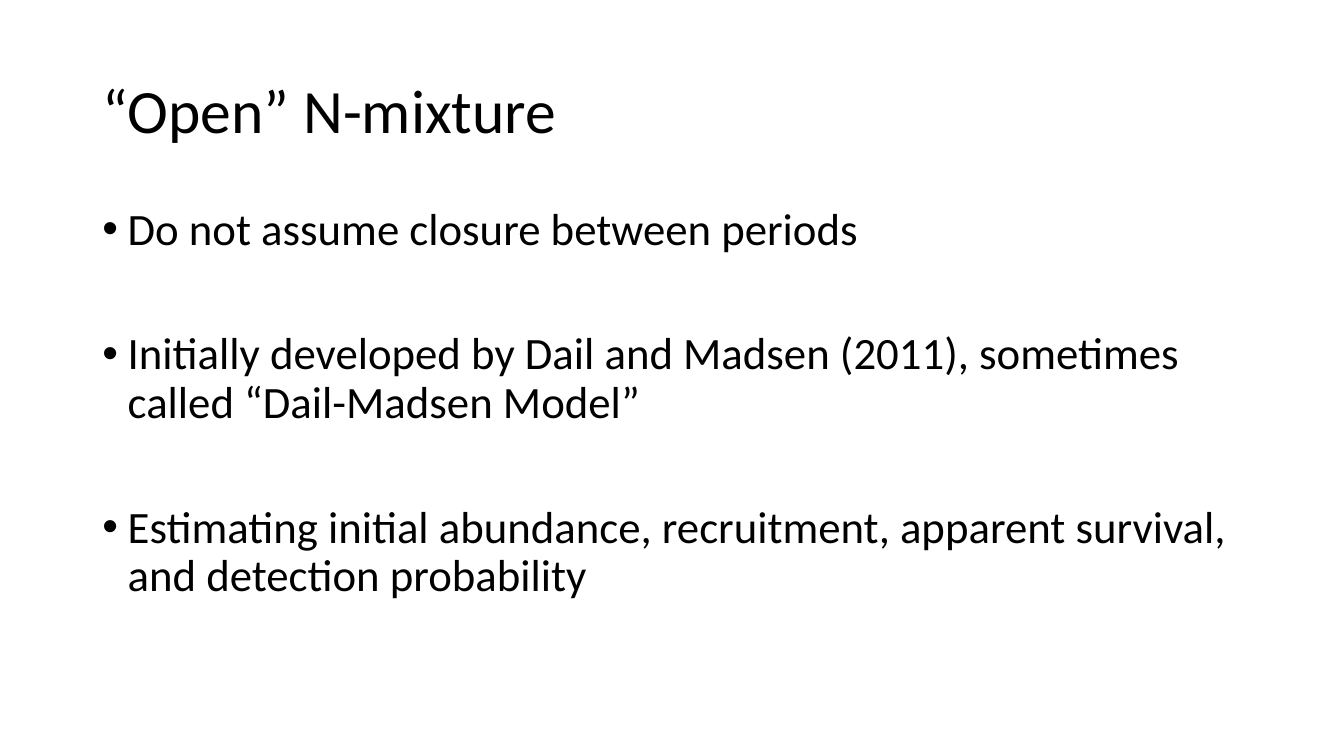
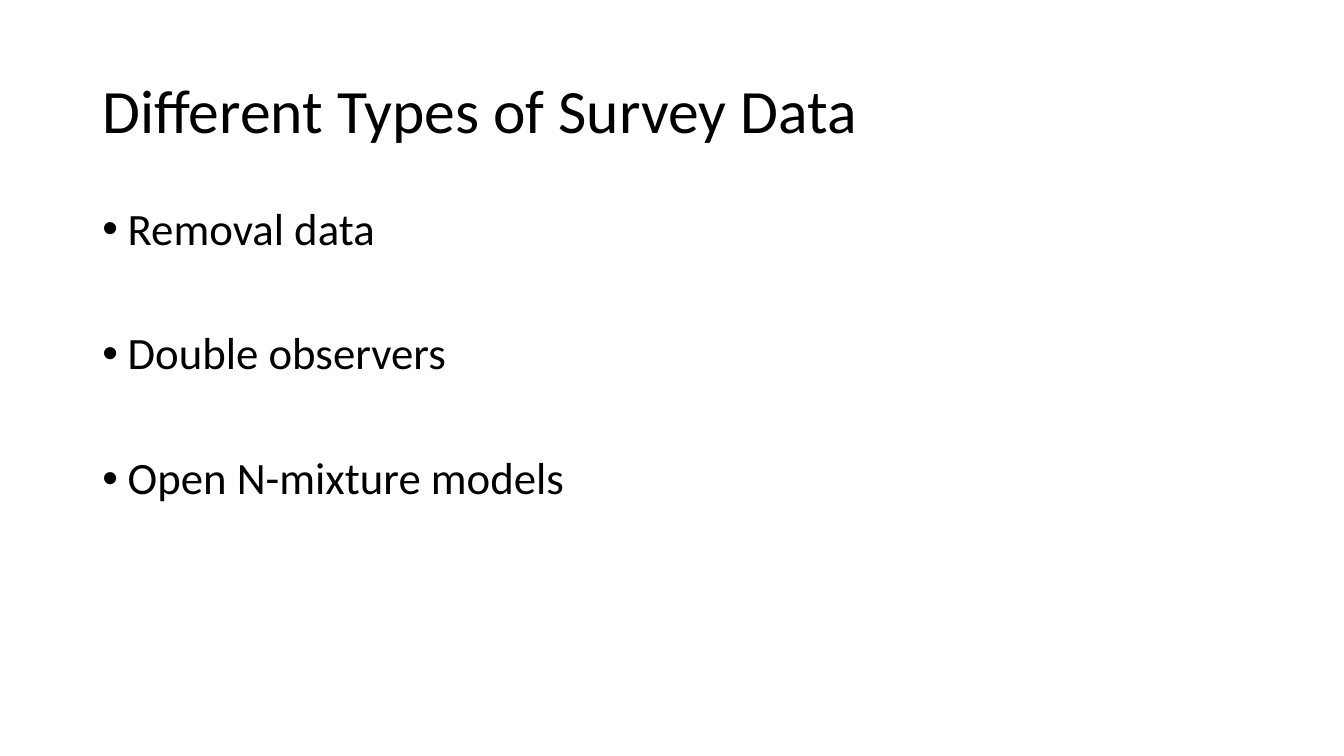
Before and after one commit to evanmadams/NAOC2020-Count-Data-Workshop, a slide deck: slide 8 of lessons/Nmix advanced.pptx (slide 7 before the commit). Drawn at 1344x756 pixels with LibreOffice and Linux fonts; fonts in the diff are those of the drawing. Boxes give left, top, right and bottom in pixels: in the first picture for what was removed or moved away, otherwise in the second. Text is boxed around its words. In the diff, an @@ line names an element or a change of style, - is before the commit and + after.

```diff
--- a/lessons/Nmix advanced.pptx
+++ b/lessons/Nmix advanced.pptx
@@ title at (102,90,856,143): text changed @@
-“Open” N-mixture
+Different Types of Survey Data
@@ text at (128,214,564,502): text changed @@
-• Do not assume closure between periods
-• Initially developed by Dail and Madsen (2011), sometimes called “Dail-Madsen Model”
-• Estimating initial abundance, recruitment, apparent survival, and detection probability
+• Removal data
+• Double observers
+• Open N-mixture models
```
Also in this commit, not shown: 3 other slides changed, 5 slides added, 6 slides removed, 2 other files.
